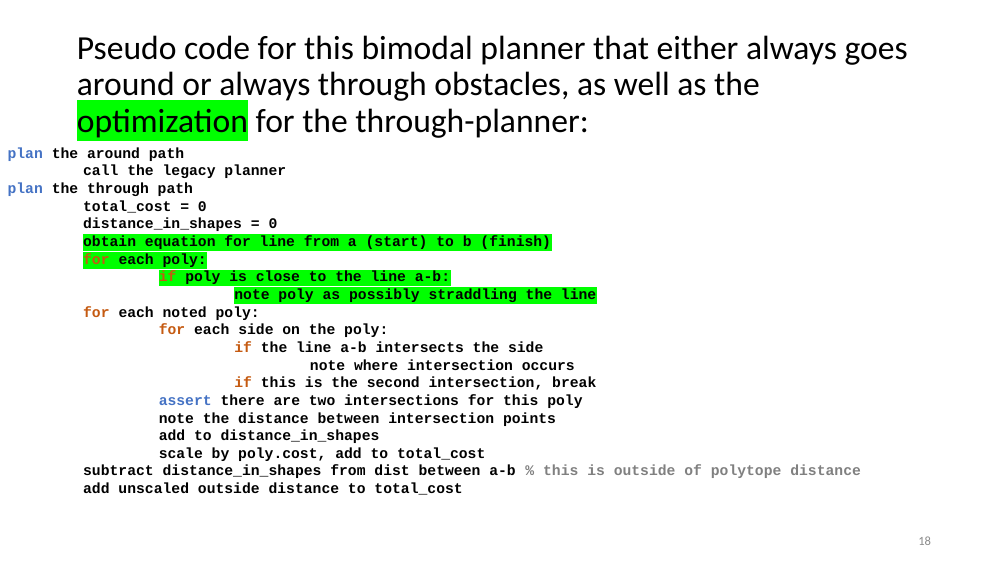
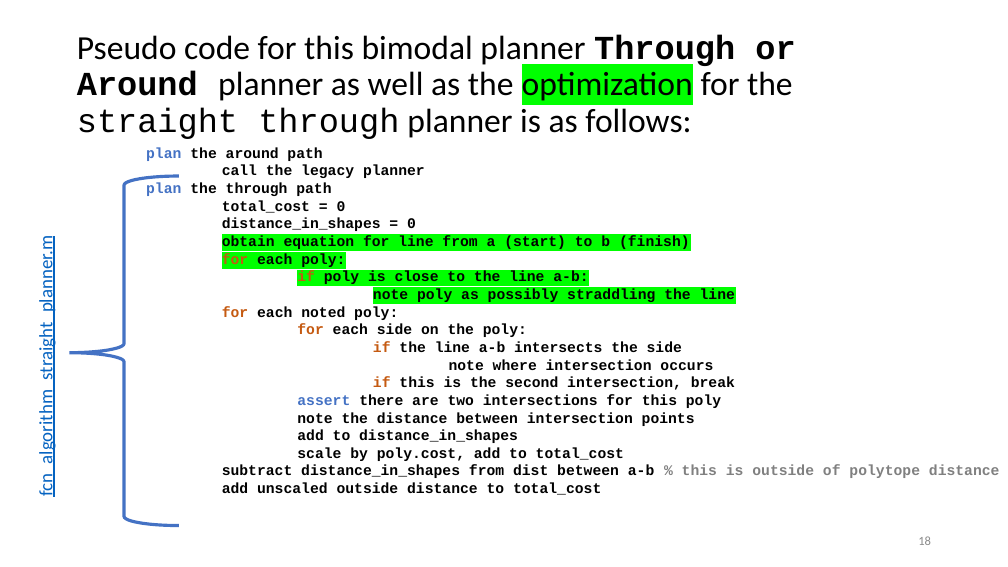
Before and after one commit to ivsg-psu/PathPlanning_GridFreePathPlanners_BoundedAStar, a slide deck: slide 18 of Documentation/bounded_astar_documentation.pptx. Drawn at 1008x567 pixels with LibreOffice and Linux fonts; fonts in the diff are those of the drawing. Boxes give left, top, right and bottom in pixels: in the first picture for what was removed or moved away, otherwise in the second. Text is boxed around its words. In the diff, an @@ line names an element or a change of style, - is before the commit and + after.

```diff
--- a/Documentation/bounded_astar_documentation.pptx
+++ b/Documentation/bounded_astar_documentation.pptx
@@ title at (77,35,795,139): text changed @@
-Pseudo code for this bimodal planner that either always goes around or always through obstacles, as well as the optimization for the through-planner:
+Pseudo code for this bimodal planner Through or Around planner as well as the optimization for the straight through planner is as follows:
@@ text "plan the around path": place and size @@
-text "plan the around path" at (8,147,861,495)
+text "plan the around path" at (146,147,1000,495)
@@ right brace added at (70,176,179,526), outline #4472C4 3 pt @@
@@ text added at (34,262,57,489), 18 pt, text #0563C1, underline @@
+fcn_algorithm_straight_planner.m
```
Also in this commit, not shown: 3 other slides changed.
